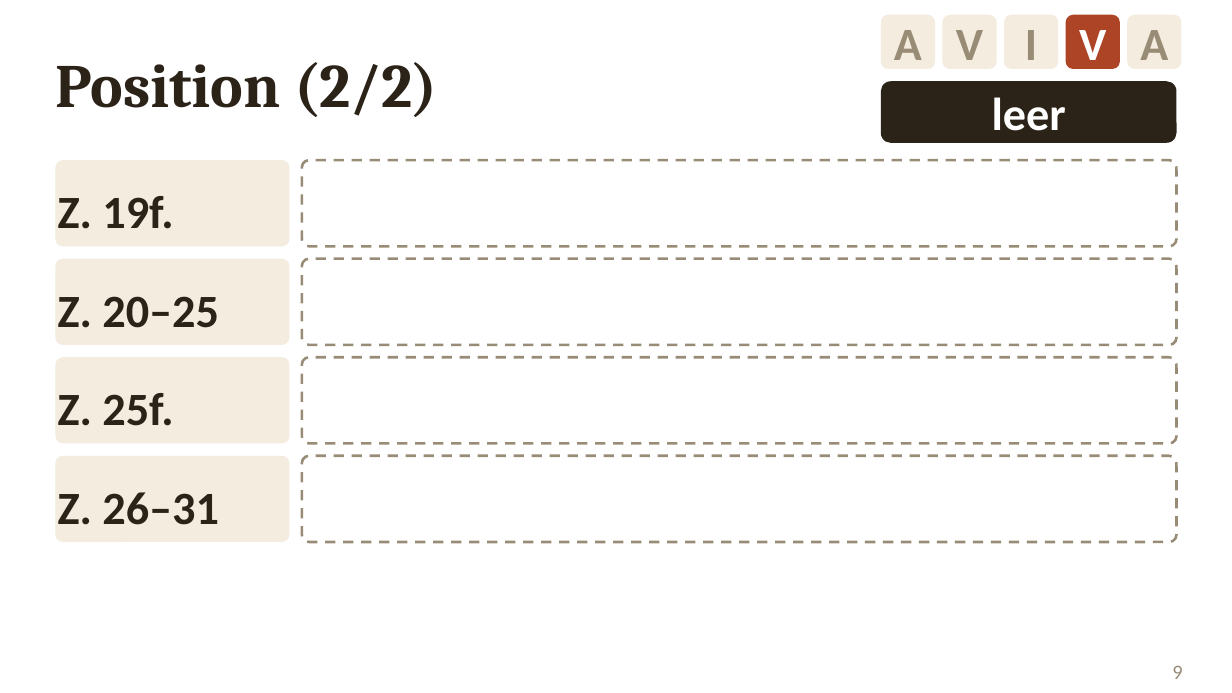
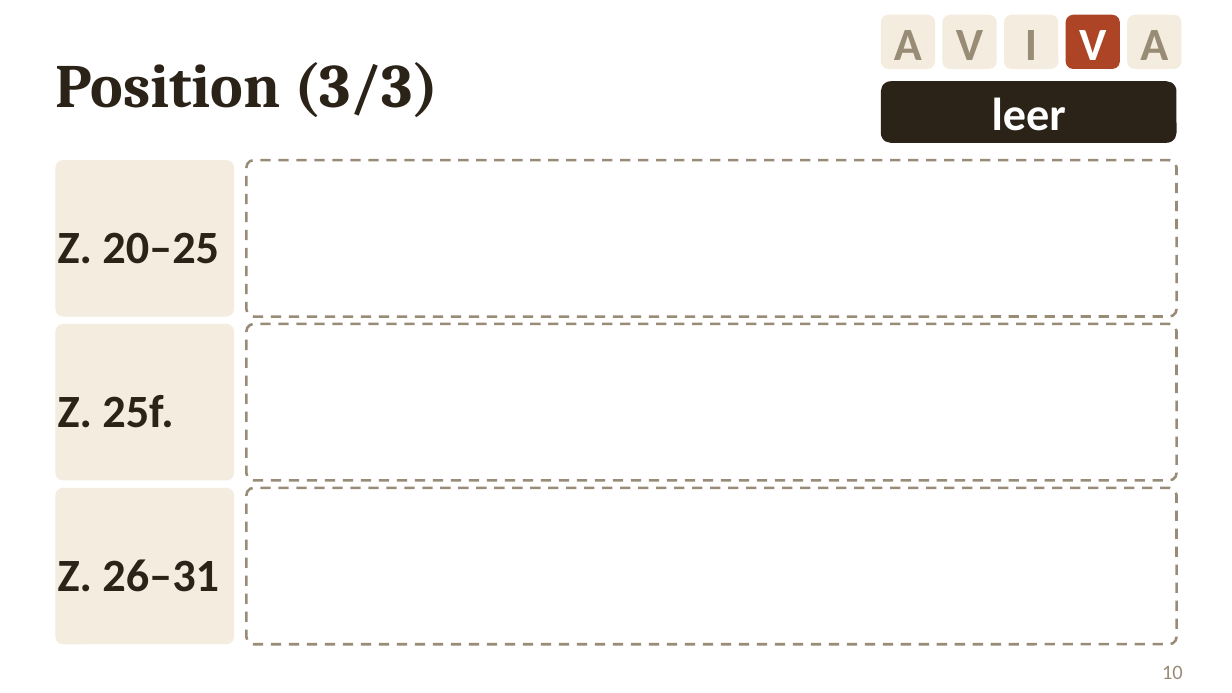
Before and after one commit to golzkonstantin-gif/Schule, a slide deck: slide 10 of Geschichte_11/Probeklausur_PseudoXenophon/Folien_Probeklausur.pptx (slide 9 before the commit). Drawn at 1232x693 pixels with LibreOffice and Linux fonts; fonts in the diff are those of the drawing. Boxes give left, top, right and bottom in pixels: in the first picture for what was removed or moved away, otherwise in the second. Text is boxed around its words. In the diff, an @@ line names an element or a change of style, - is before the commit and + after.

```diff
--- a/Geschichte_11/Probeklausur_PseudoXenophon/Folien_Probeklausur.pptx
+++ b/Geschichte_11/Probeklausur_PseudoXenophon/Folien_Probeklausur.pptx
@@ text at <box>55,62,438,117</box>: text changed @@
-Position (2/2)
+Position (3/3)
@@ rounded rectangle "Z. 20–25": place and size @@
-rounded rectangle "Z. 20–25" at <box>55,259,290,345</box>
+rounded rectangle "Z. 20–25" at <box>55,160,234,317</box>
@@ rounded rectangle removed at <box>55,160,290,246</box> @@
-Z. 19f.
@@ rounded rectangle: place and size @@
-rounded rectangle at <box>302,160,1177,246</box>
+rounded rectangle at <box>246,160,1177,317</box>
@@ rounded rectangle "Z. 25f.": place and size @@
-rounded rectangle "Z. 25f." at <box>55,357,290,444</box>
+rounded rectangle "Z. 25f." at <box>55,324,234,480</box>
@@ rounded rectangle: place and size @@
-rounded rectangle at <box>302,259,1177,345</box>
+rounded rectangle at <box>246,324,1177,480</box>
@@ rounded rectangle removed at <box>302,456,1177,542</box> @@
@@ rounded rectangle "Z. 26–31": place and size @@
-rounded rectangle "Z. 26–31" at <box>55,456,290,542</box>
+rounded rectangle "Z. 26–31" at <box>55,488,234,644</box>
@@ proportions changed in 6 elements at <box>246,160,1177,317</box>, <box>246,324,1177,480</box>, <box>55,324,234,480</box>, <box>55,160,234,317</box>, <box>55,488,234,644</box>, <box>246,488,1177,644</box> @@
@@ rounded rectangle: place and size @@
-rounded rectangle at <box>302,357,1177,444</box>
+rounded rectangle at <box>246,488,1177,644</box>
@@ page number at <box>1162,666,1183,679</box>: text changed @@
-9
+10
```
Also in this commit, not shown: 3 other slides changed, 3 slides added, 1 slide removed, 3 other files.
